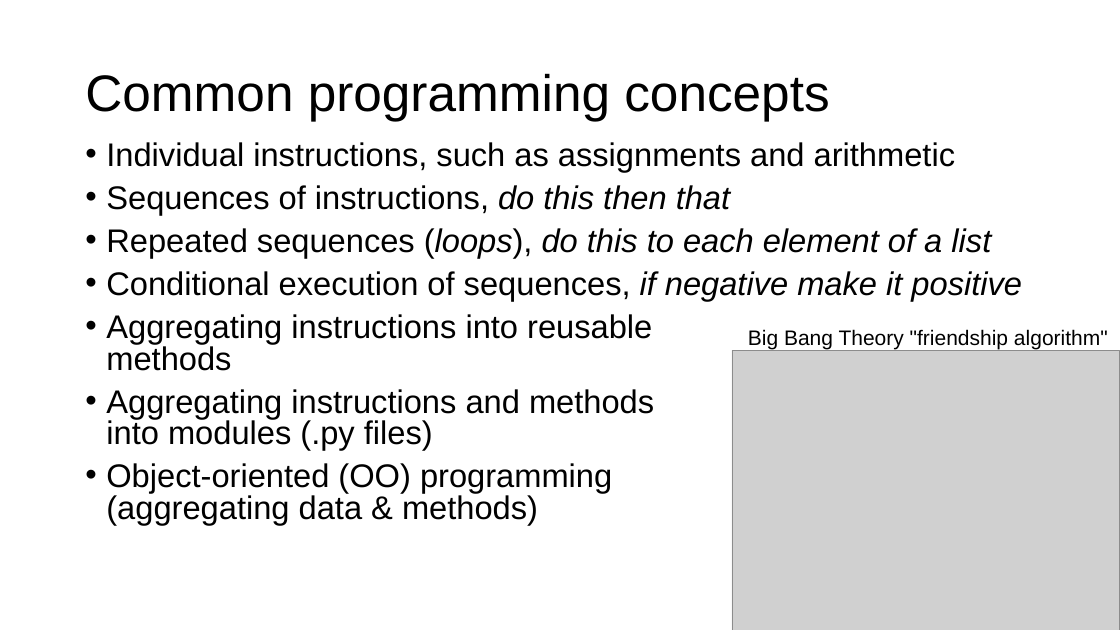
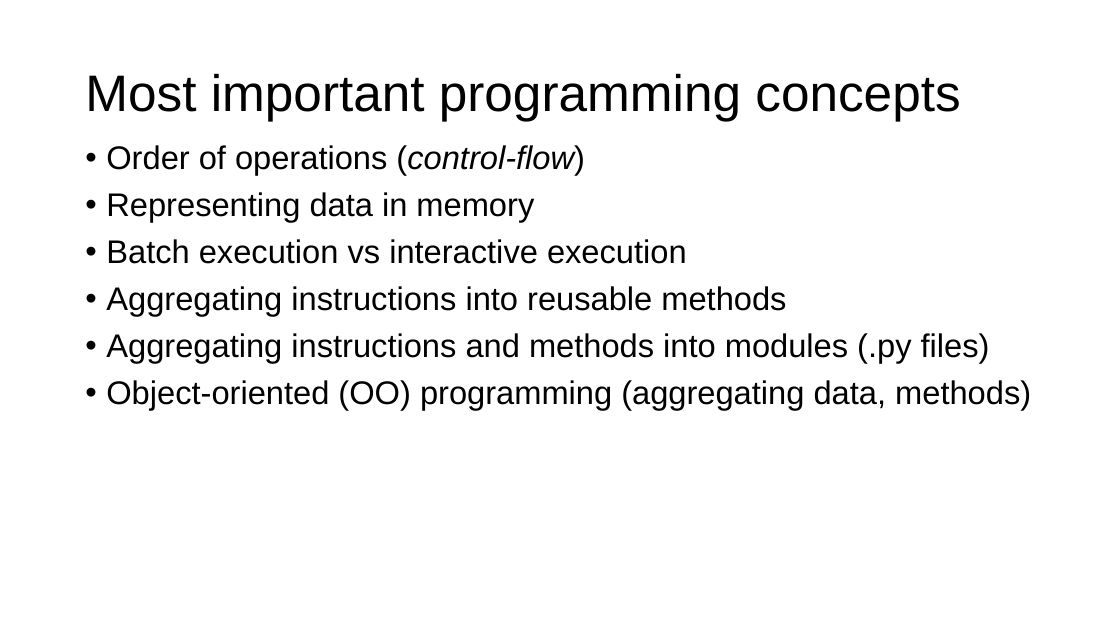
Before and after one commit to parrt/msds501, a slide deck: slide 5 of slides/intro-programming.pptx. Drawn at 1120x630 pixels with LibreOffice and Linux fonts; fonts in the diff are those of the drawing; grey boxes stand for pictures; background and template pictures are left out. Boxes give left, top, right and bottom in pixels: in the first picture for what was removed or moved away, otherwise in the second. Text is boxed around its words. In the diff, an @@ line names an element or a change of style, - is before the commit and + after.

```diff
--- a/slides/intro-programming.pptx
+++ b/slides/intro-programming.pptx
@@ title at (85,73,960,121): text changed @@
-Common programming concepts
+Most important programming concepts
@@ text at (106,145,687,264): text changed @@
-• Individual instructions, such as assignments and arithmetic
-• Sequences of instructions, do this then that
-• Repeated sequences (loops), do this to each element of a list
-• Conditional execution of sequences, if negative make it positive
+• Order of operations (control-flow)
+• Representing data in memory
+• Batch execution vs interactive execution
@@ text at (106,286,990,363): line spacing 0.8 to 0.9 @@
@@ text removed at (748,329,1108,349) @@
-Big Bang Theory "friendship algorithm"
@@ picture removed at (732,350,1120,630) @@
@@ text at (106,380,1031,410): text changed @@
-• Object-oriented (OO) programming
-  (aggregating data & methods)
+• Object-oriented (OO) programming (aggregating data, methods)
```
Also in this commit, not shown: 13 slides added, 2 slides removed, 3 other files.
